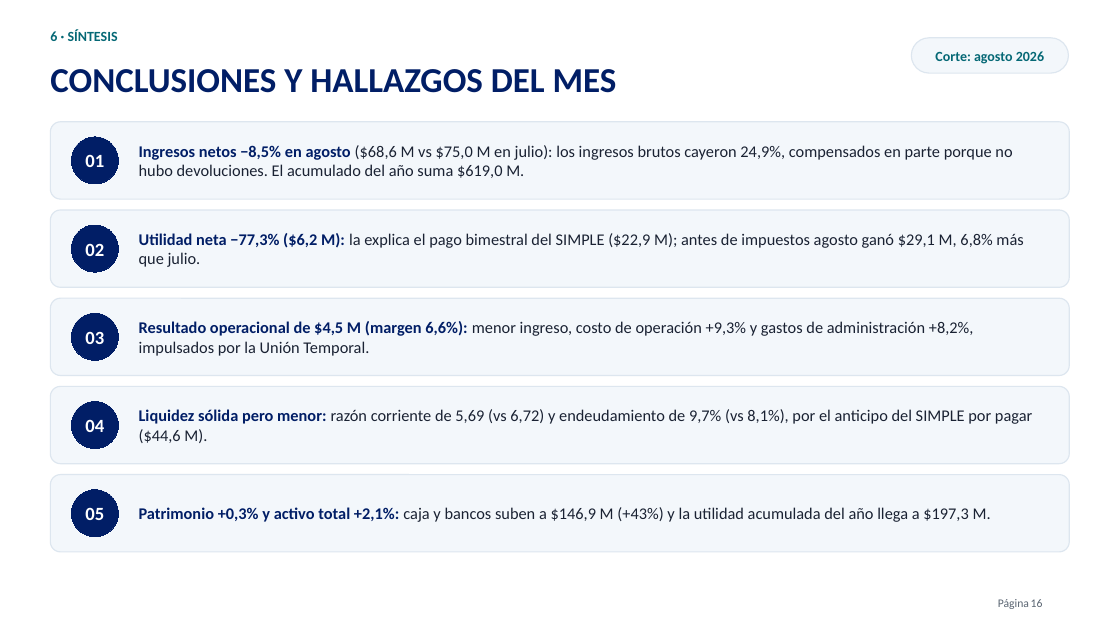
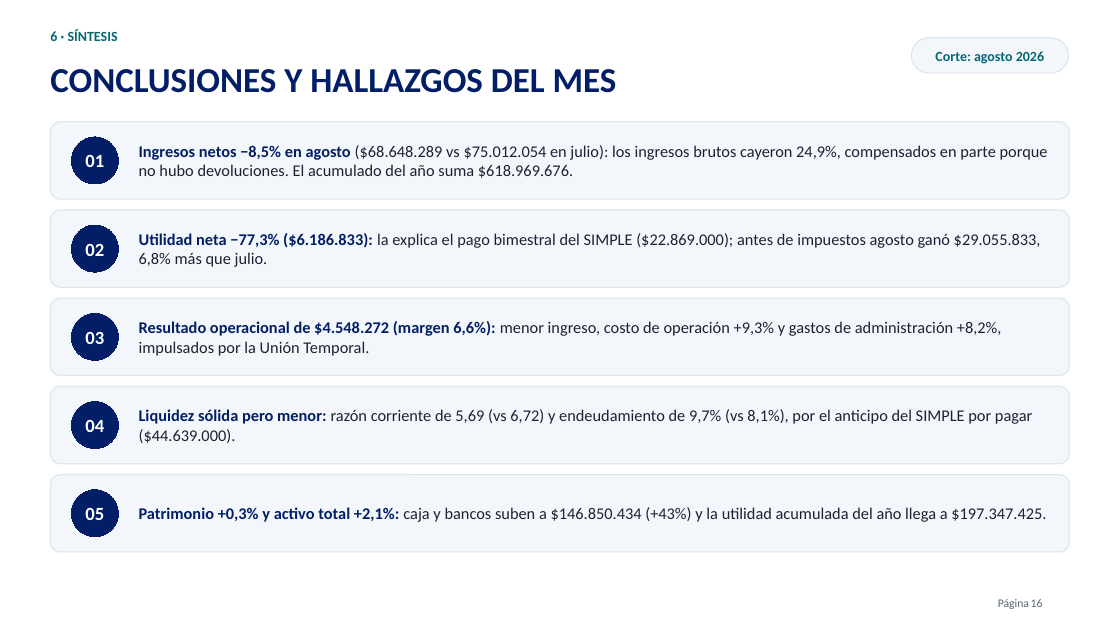
Before and after one commit to FAFAPAPARORO/MACROS-Y-PRESENTACIONES, a slide deck: slide 16 of presentaciones/juridica/Analisis_Financiero_Juridica_Agosto_2026.pptx. Drawn at 1120x630 pixels with LibreOffice and Linux fonts; fonts in the diff are those of the drawing; background and template pictures are left out. Boxes give left, top, right and bottom in pixels: in the first picture for what was removed or moved away, otherwise in the second. Text is boxed around its words. In the diff, an @@ line names an element or a change of style, - is before the commit and + after.

```diff
--- a/presentaciones/juridica/Analisis_Financiero_Juridica_Agosto_2026.pptx
+++ b/presentaciones/juridica/Analisis_Financiero_Juridica_Agosto_2026.pptx
@@ text at [139, 145, 1048, 178]: text changed @@
-Ingresos netos −8,5% en agosto ($68,6 M vs $75,0 M en julio): los ingresos brutos cayeron 24,9%, compensados en parte porque no hubo devoluciones. El acumulado del año suma $619,0 M.
+Ingresos netos −8,5% en agosto ($68.648.289 vs $75.012.054 en julio): los ingresos brutos cayeron 24,9%, compensados en parte porque no hubo devoluciones. El acumulado del año suma $618.969.676.
@@ text at [139, 233, 1041, 267]: text changed @@
-Utilidad neta −77,3% ($6,2 M): la explica el pago bimestral del SIMPLE ($22,9 M); antes de impuestos agosto ganó $29,1 M, 6,8% más que julio.
+Utilidad neta −77,3% ($6.186.833): la explica el pago bimestral del SIMPLE ($22.869.000); antes de impuestos agosto ganó $29.055.833, 6,8% más que julio.
@@ text at [139, 321, 1002, 356]: text changed @@
-Resultado operacional de $4,5 M (margen 6,6%): menor ingreso, costo de operación +9,3% y gastos de administración +8,2%, impulsados por la Unión Temporal.
+Resultado operacional de $4.548.272 (margen 6,6%): menor ingreso, costo de operación +9,3% y gastos de administración +8,2%, impulsados por la Unión Temporal.
@@ text at [139, 409, 1032, 443]: text changed @@
-Liquidez sólida pero menor: razón corriente de 5,69 (vs 6,72) y endeudamiento de 9,7% (vs 8,1%), por el anticipo del SIMPLE por pagar ($44,6 M).
+Liquidez sólida pero menor: razón corriente de 5,69 (vs 6,72) y endeudamiento de 9,7% (vs 8,1%), por el anticipo del SIMPLE por pagar ($44.639.000).
@@ text at [139, 507, 1046, 522]: text changed @@
-Patrimonio +0,3% y activo total +2,1%: caja y bancos suben a $146,9 M (+43%) y la utilidad acumulada del año llega a $197,3 M.
+Patrimonio +0,3% y activo total +2,1%: caja y bancos suben a $146.850.434 (+43%) y la utilidad acumulada del año llega a $197.347.425.
```
Also in this commit, not shown: 8 other slides changed, 1 other file.
